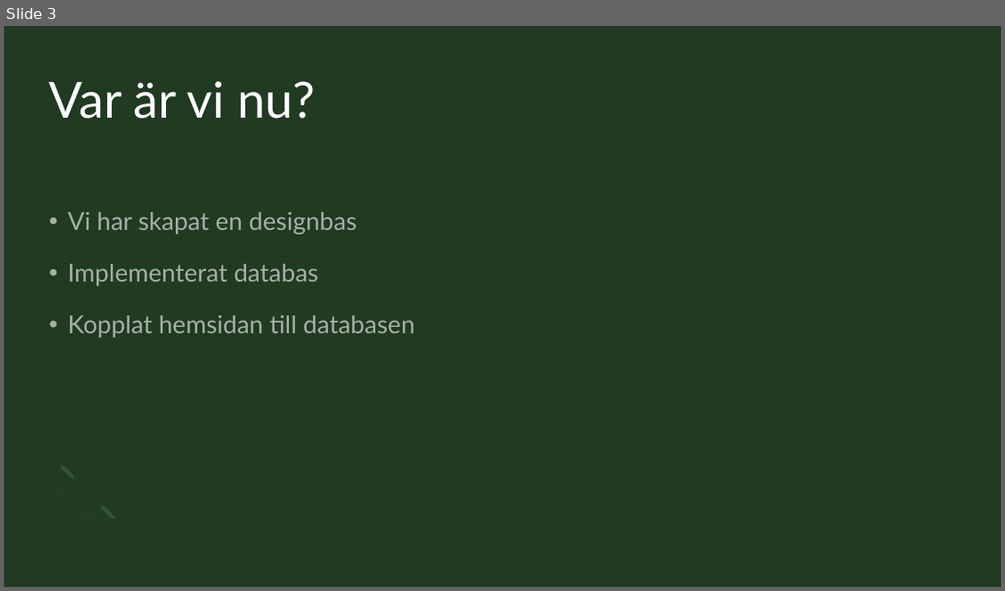
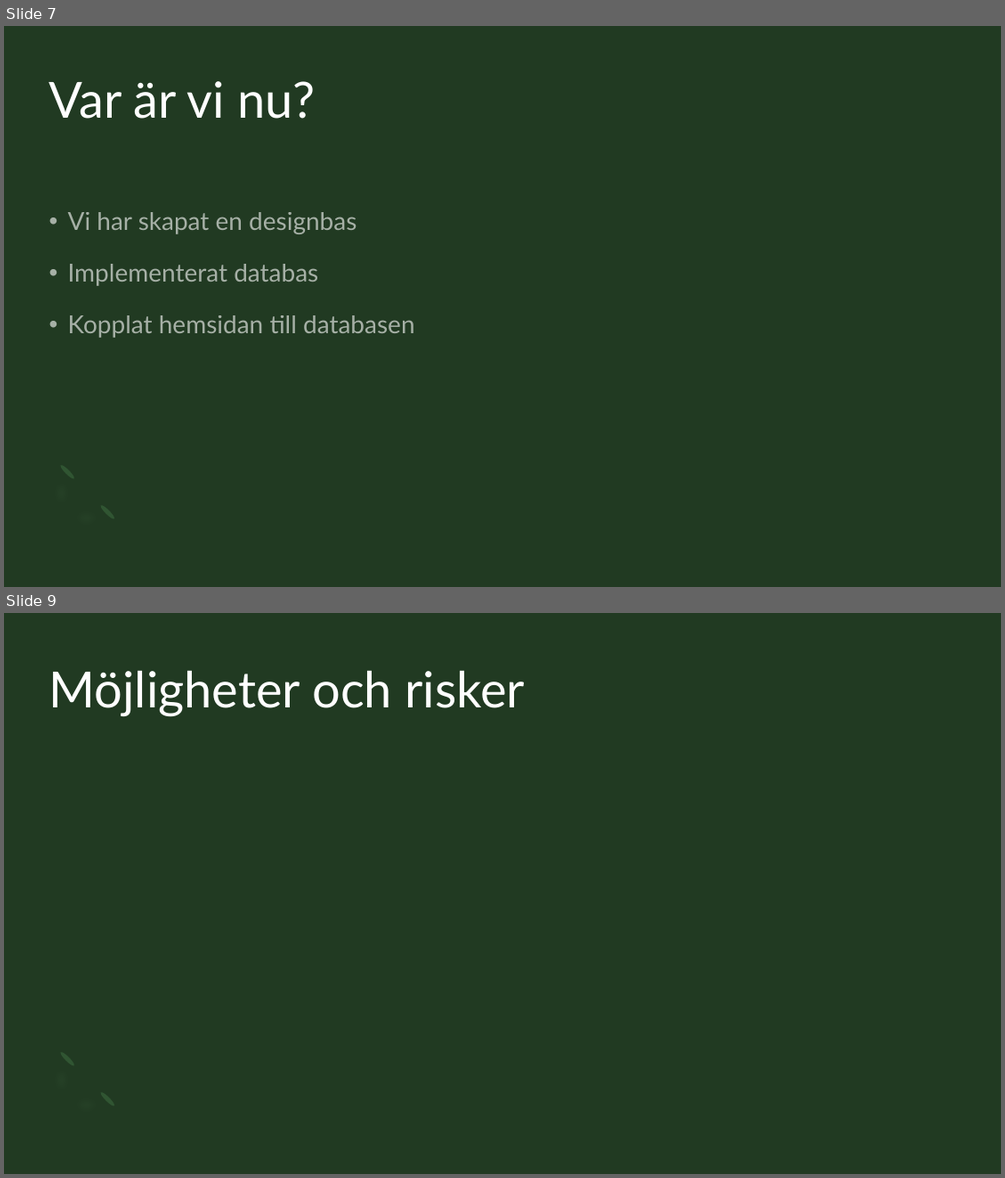
Before and after one commit to Sjofil/HASAB-IDA3, a slide deck: Delredovisning/Sustainable Forms presentation.pptx. Shown one above the other, each under a label of ours: slide 3 before the commit, slides 7 and 9 after it; the slides between them are not shown. The pictures are 1005x591 and 1005x1178 pixels, drawn with LibreOffice and Linux fonts; fonts in the diff are those of the drawing. Boxes give left, top, right and bottom in pixels: in the first picture for what was removed or moved away, otherwise in the second. Text is boxed around its words. In the diff, an @@ line names an element or a change of style, - is before the commit and + after.

```diff
--- a/Delredovisning/Sustainable Forms presentation.pptx
+++ b/Delredovisning/Sustainable Forms presentation.pptx
@@ slide 9 added at (x1=4, y1=613, x2=1001, y2=1174), background #213A22; not listed: 3 template elements that a slide beside it also shows @@
@@ title added at (x1=49, y1=670, x2=525, y2=716), 48 pt, text #FFFFFF @@
+Möjligheter och risker
@@ what was slide 3 is now slide 7 @@
```
Also in this commit, not shown: 2 slides changed, 5 other slides added.
